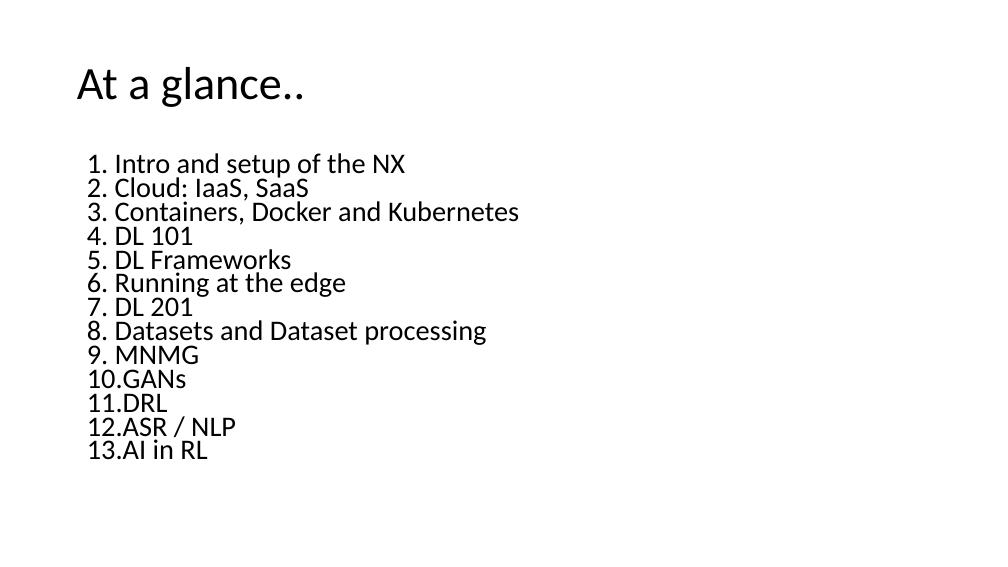
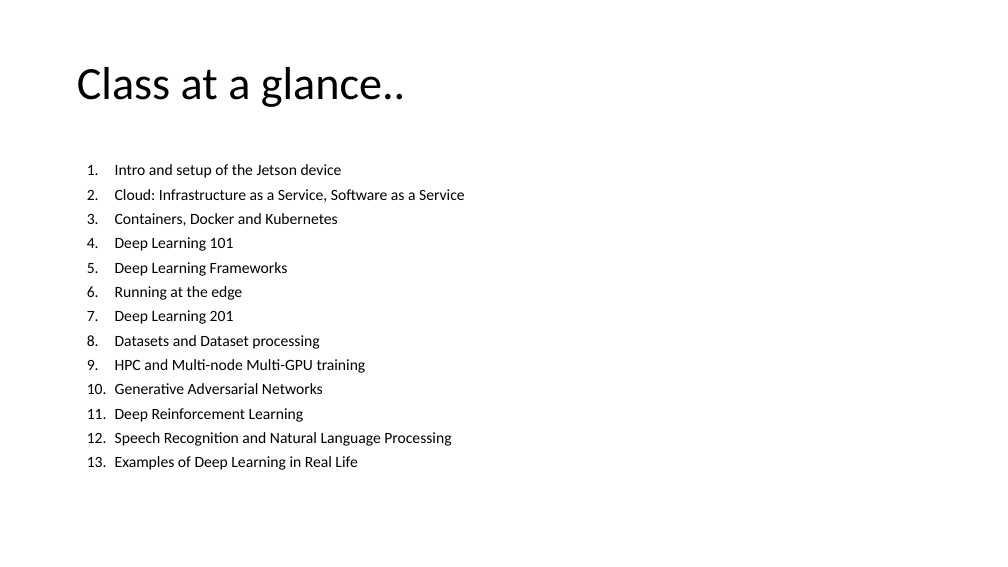
Before and after one commit to MIDS-scaling-up/v3, a slide deck: slide 7 of week01/Lecture_1.pptx. Drawn at 1008x567 pixels with LibreOffice and Linux fonts; fonts in the diff are those of the drawing. Boxes give left, top, right and bottom in pixels: in the first picture for what was removed or moved away, otherwise in the second. Text is boxed around its words. In the diff, an @@ line names an element or a change of style, - is before the commit and + after.

```diff
--- a/week01/Lecture_1.pptx
+++ b/week01/Lecture_1.pptx
@@ title at (77, 67, 405, 107): text changed @@
-At a glance..
+Class at a glance..
@@ text at (115, 164, 465, 202): text changed; size 27 to 14.9 pt @@
-1. Intro and setup of the NX
-2. Cloud: IaaS, SaaS
+1. Intro and setup of the Jetson device
+2. Cloud: Infrastructure as a Service, Software as a Service
@@ text at (115, 237, 288, 276): text changed; size 27 to 14.9 pt @@
-4. DL 101
-5. DL Frameworks
+4. Deep Learning 101
+5. Deep Learning Frameworks
@@ text at (115, 213, 337, 349): size 27 to 14.9 pt in "Containers, Docker and Kubernetes", "Running at the edge", "Datasets and Dataset processing"; line spacing 0.7 to 1.3 @@
@@ text at (115, 310, 234, 324): text changed; size 27 to 14.9 pt @@
-7. DL 201
+7. Deep Learning 201
@@ text at (115, 359, 451, 470): text changed; size 27 to 14.9 pt @@
-9. MNMG
-10. GANs
-11. DRL
-12. ASR / NLP
-13. AI in RL
+9. HPC and Multi-node Multi-GPU training
+10. Generative Adversarial Networks
+11. Deep Reinforcement Learning
+12. Speech Recognition and Natural Language Processing
+13. Examples of Deep Learning in Real Life
```
Also in this commit, not shown: 4 other slides changed, 5 slides removed.
